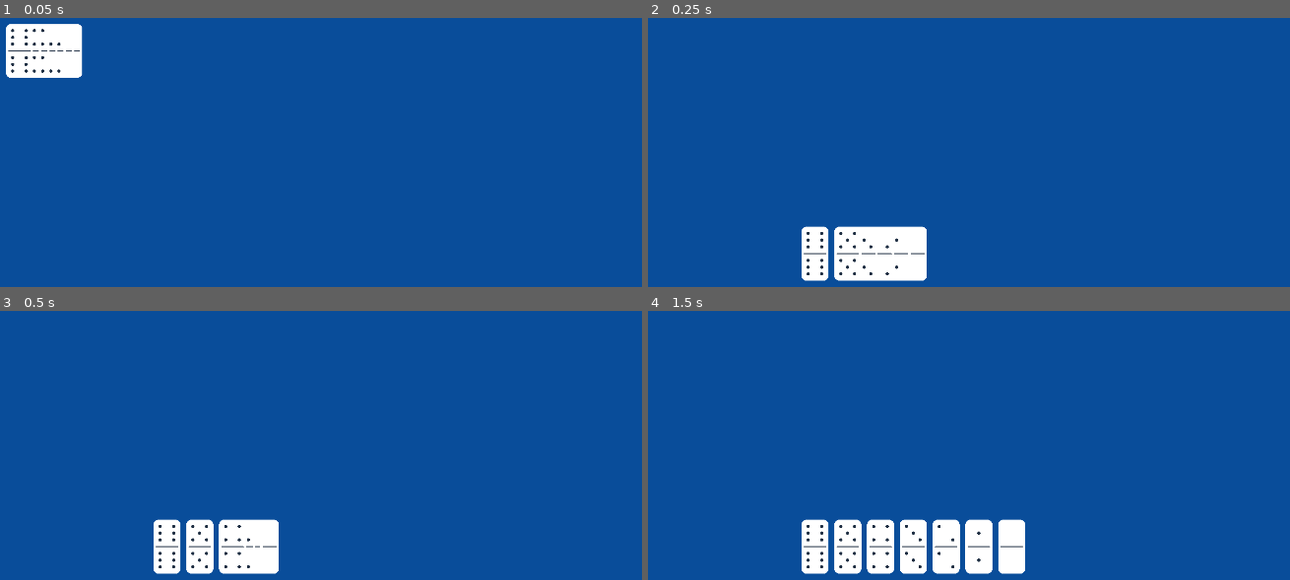
Above: before the commit, frames 1-4 (two rows, left to right).
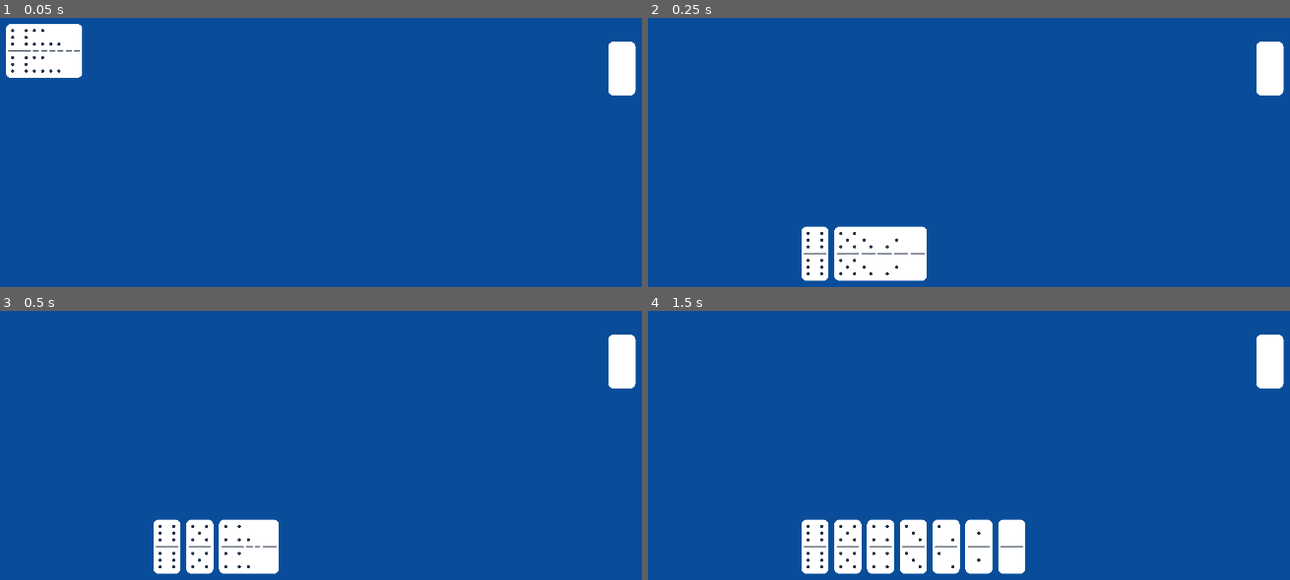
Above: after the commit, the same moments.

Repository: lenny015/capstone-game
Game: Godot game, scene res://scenes/game_board.tscn
Two runs of this game, one before a commit and one after it. Both use one fixed random seed, a clock stepped at 60 frames per second and the inputs below.
Inputs (mouse positions are in pixels of both pictures, inside the frame that each line leads up to):
- Up to frame 1 (0.05 s): no input
- Up to frame 2 (0.25 s): no input
- Up to frame 3 (0.5 s): no input
- Up to frame 4 (1.5 s): move the mouse to (1084, 340) at 0.52 s; click (1084, 340) at 0.67 s; move the mouse to (757, 383) at 1.27 s; click (757, 383) at 1.42 s

The runs differ from the first frame. In frame 1, 0.8% of the frame differs, in the area x 94-100%, y 8-29%; in frame 2, 0.8%; in frame 3, 0.8%; in frame 4, 0.8%.

Commit message:
Create boneyard scene

Diff:
--- /dev/null
+++ b/scenes/boneyard.tscn
@@ -0,0 +1,20 @@
+[gd_scene load_steps=3 format=3 uid="uid://byji2xvai8u7w"]
+
+[ext_resource type="Texture2D" uid="uid://de5tagbah8bo5" path="res://assets/domino/domino_backside.png" id="1_h71bg"]
+
+[sub_resource type="RectangleShape2D" id="RectangleShape2D_kggtv"]
+size = Vector2(66, 132)
+
+[node name="Boneyard" type="Node2D"]
+
+[node name="Sprite2D" type="Sprite2D" parent="."]
+position = Vector2(1830, 540)
+scale = Vector2(0.13894735, 0.13894737)
+texture = ExtResource("1_h71bg")
+
+[node name="Area2D" type="Area2D" parent="."]
+position = Vector2(1830, 540)
+
+[node name="CollisionShape2D" type="CollisionShape2D" parent="Area2D"]
+scale = Vector2(1, 0.9999999)
+shape = SubResource("RectangleShape2D_kggtv")
--- a/scenes/game_board.tscn
+++ b/scenes/game_board.tscn
@@ -1,7 +1,8 @@
-[gd_scene load_steps=3 format=3 uid="uid://bal2psoc1bktl"]
+[gd_scene load_steps=4 format=3 uid="uid://bal2psoc1bktl"]
 
 [ext_resource type="Script" uid="uid://cqf20fecf0uka" path="res://scripts/domino_manager.gd" id="1_tqoos"]
 [ext_resource type="Script" uid="uid://divos1gu6mjf8" path="res://scripts/player_hand.gd" id="2_3wu0g"]
+[ext_resource type="PackedScene" uid="uid://byji2xvai8u7w" path="res://scenes/boneyard.tscn" id="3_mq2xb"]
 
 [node name="Game Board" type="Node2D"]
 
@@ -20,3 +21,6 @@
 
 [node name="PlayerHand" type="Node2D" parent="."]
 script = ExtResource("2_3wu0g")
+
+[node name="Boneyard" parent="." instance=ExtResource("3_mq2xb")]
+script = null
Binary file added: assets/domino/domino_backside.png
Not shown, added: assets/domino/domino_backside.png.import
